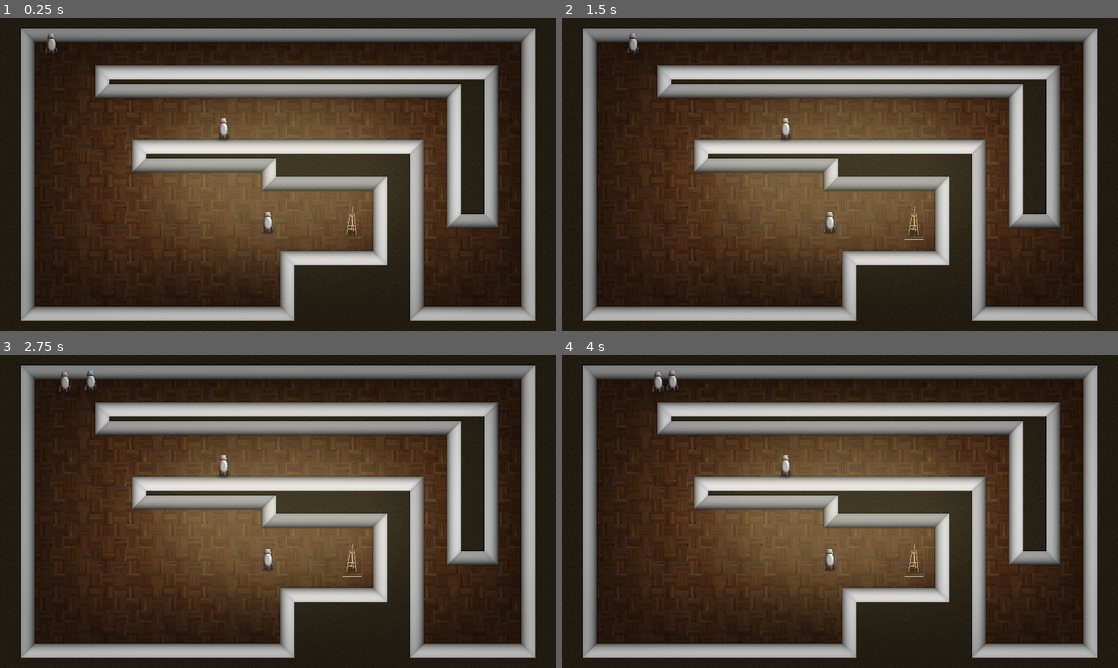
Above: before the commit, frames 1-4 (two rows, left to right).
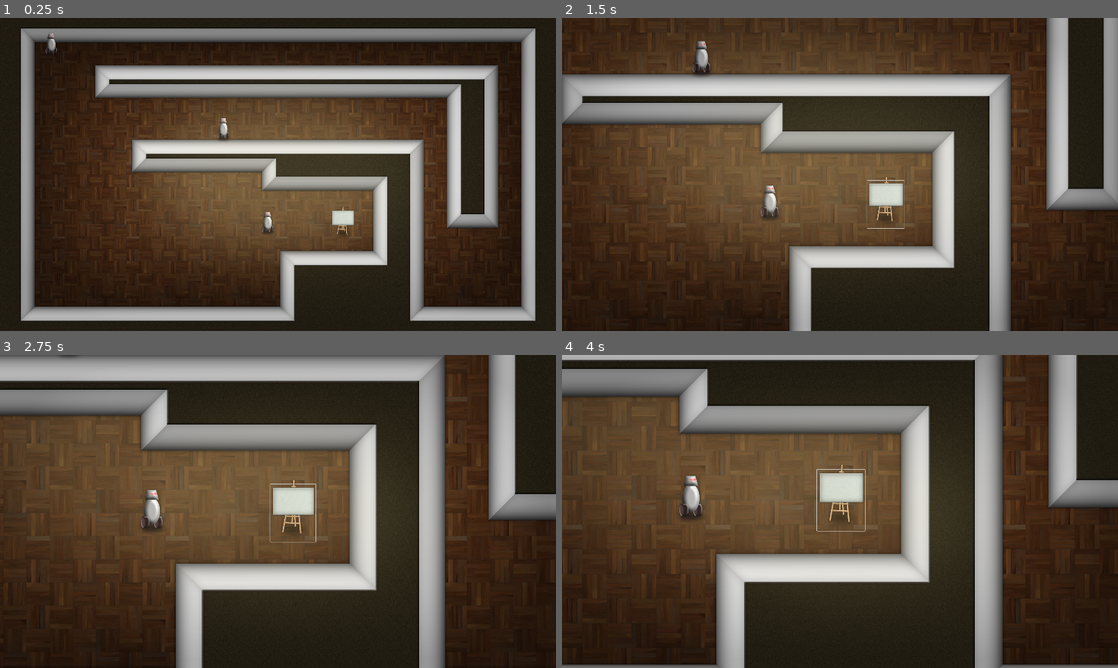
Above: after the commit, the same moments.

Repository: vibrunazo/godot-laststand
Game: Godot game, scene res://scenes/game.tscn
Two runs of this game, one before a commit and one after it. Both use one fixed random seed, a clock stepped at 60 frames per second and the inputs below.
Inputs (mouse positions are in pixels of both pictures, inside the frame that each line leads up to; where the layout moved, square brackets give the same spot in the first picture):
- Up to frame 1 (0.25 s): no input
- Up to frame 2 (1.5 s): click (906, 224) [912, 224] at 0.5 s; click (890, 208) [912, 224] at 1.25 s
- Up to frame 3 (2.75 s): click (305, 527) [350, 561] at 2 s
- Up to frame 4 (4 s): tap Enter at 2.75 s

The runs differ from the first frame. In frame 1, 0.3% of the frame differs, in the area x 59-65%, y 60-70%; in frame 2, 61%, in the area x 0-100%, y 0-100%; in frame 3, 59%; in frame 4, 58%.

Commit message:
zoom in

Diff:
--- a/scenes/artstand.gd
+++ b/scenes/artstand.gd
@@ -1,5 +1,7 @@
 class_name ArtStand
 extends Sprite2D
+
+signal clicked
 
 
 # Called when the node enters the scene tree for the first time.
@@ -8,3 +10,4 @@
 
 func _on_button_down():
 	print('le click')
+	clicked.emit()
--- a/scenes/artstand.tscn
+++ b/scenes/artstand.tscn
@@ -1,20 +1,24 @@
-[gd_scene load_steps=3 format=3 uid="uid://bnxul7hgd4yej"]
+[gd_scene load_steps=4 format=3 uid="uid://bnxul7hgd4yej"]
 
 [ext_resource type="Texture2D" uid="uid://ctfuqf4ddgd8o" path="res://assets/tex/artstand.png" id="1_c04ca"]
 [ext_resource type="Script" path="res://scenes/artstand.gd" id="2_xbuf0"]
+[ext_resource type="Texture2D" uid="uid://bndkm8vpo7cea" path="res://assets/tex/canvas.png" id="3_nyufh"]
 
 [node name="Artstand" type="Sprite2D"]
 y_sort_enabled = true
-position = Vector2(512, 384)
 texture = ExtResource("1_c04ca")
 offset = Vector2(0, -64)
 script = ExtResource("2_xbuf0")
 
 [node name="Button" type="Button" parent="."]
-offset_left = -64.0
-offset_top = -128.0
-offset_right = 64.0
+offset_left = -83.0
+offset_top = -148.0
+offset_right = 83.0
 offset_bottom = 64.0
 flat = true
 
+[node name="Canvas" type="Sprite2D" parent="."]
+texture = ExtResource("3_nyufh")
+offset = Vector2(2, -85)
+
 [connection signal="button_down" from="Button" to="." method="_on_button_down"]
--- a/scenes/game.gd
+++ b/scenes/game.gd
@@ -1,6 +1,16 @@
 class_name Game
 extends Node2D
 
+@onready var artstand: ArtStand = %Artstand
+@onready var game_cam: Camera2D = $GameCam
 
 func _ready():
 	print('game started')
+	bind_signals()
+
+func bind_signals():
+	artstand.clicked.connect(_on_artstand_clicked)
+
+func _on_artstand_clicked():
+	print('art clicked')
+	game_cam.focus_on(artstand)
--- a/scenes/game.tscn
+++ b/scenes/game.tscn
@@ -8,6 +8,7 @@
 [ext_resource type="PackedScene" uid="uid://bnxul7hgd4yej" path="res://scenes/artstand.tscn" id="6_g8df1"]
 [ext_resource type="Texture2D" uid="uid://4xa3hg64rb1n" path="res://assets/tex/vignette.png" id="7_5tywr"]
 [ext_resource type="PackedScene" uid="uid://drv80csgi37yb" path="res://scenes/spawner.tscn" id="8_ie2qt"]
+[ext_resource type="Script" path="res://scenes/game_cam.gd" id="8_ooj1h"]
 
 [sub_resource type="TileSetAtlasSource" id="TileSetAtlasSource_vmc6w"]
 texture = ExtResource("4_vq1w5")
@@ -79,6 +80,8 @@
 position = Vector2(-1600, -832)
 
 [node name="Artstand" parent="TileMap/Path2D" instance=ExtResource("6_g8df1")]
+unique_name_in_owner = true
+position = Vector2(448, 384)
 
 [node name="Robot3" type="Sprite2D" parent="."]
 position = Vector2(-378, -319)
@@ -88,8 +91,9 @@
 position = Vector2(-72, 327)
 texture = ExtResource("3_xhur8")
 
-[node name="Camera2D" type="Camera2D" parent="."]
+[node name="GameCam" type="Camera2D" parent="."]
 zoom = Vector2(0.5, 0.5)
+script = ExtResource("8_ooj1h")
 
 [node name="UILayer" type="CanvasLayer" parent="."]
 
--- /dev/null
+++ b/scenes/game_cam.gd
@@ -0,0 +1,32 @@
+class_name GameCam
+extends Camera2D
+
+## default zoom to reset to on zoom out
+var ini_zoom: Vector2
+## default global_position to reset to on zoom out
+var ini_pos: Vector2
+
+
+# Called when the node enters the scene tree for the first time.
+func _ready():
+	setup_camera()
+
+func setup_camera():
+	ini_pos = global_position
+	ini_zoom = zoom
+
+
+var zoom_tween: Tween
+func focus_on(target_node: Node2D):
+	zoom_to(target_node.global_position, Vector2(1,1))
+
+func zoom_to(target_pos: Vector2, target_zoom: Vector2, tween_time: float = 1.5):
+	zoom_tween = create_tween()
+	zoom_tween.set_parallel(true)
+	zoom_tween.set_ease(Tween.EASE_IN_OUT)
+	zoom_tween.set_trans(Tween.TRANS_QUAD)
+	zoom_tween.tween_property(self, "zoom", target_zoom, tween_time)
+	zoom_tween.tween_property(self, "global_position", target_pos, tween_time)
+
+func zoom_out():
+	zoom_to(ini_pos, ini_zoom)
Binary file added: assets/tex/canvas.png
Not shown, added: assets/tex/canvas.png.import
Not shown: 1 places in scenes/game.tscn that only renumber resources
